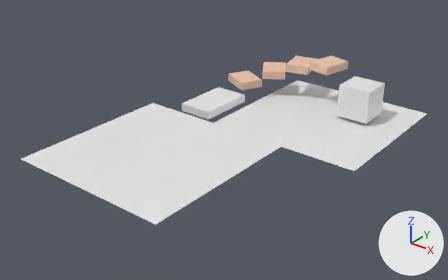
One commit to the glTF model datafiles/demo-scene.glb: the scene before it, then after it.
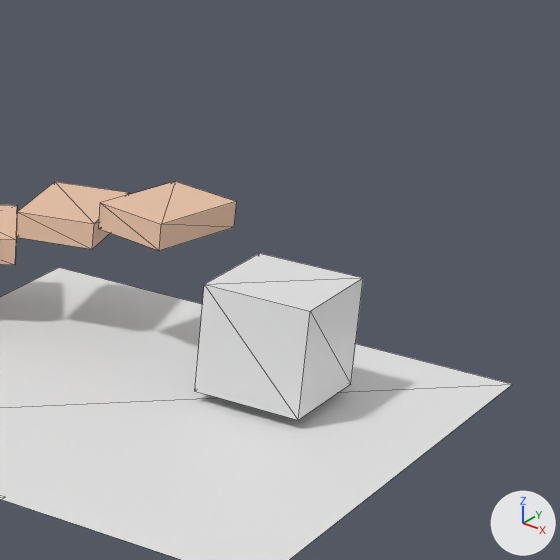
Each version appears first whole from a camera (50 mm lens) standing at (17.2, -31.11, 15.49) and looking at (-2.44, -6.56, 0.27), and next in a close-up on the part from 63% to 98% of the width and 1% to 59% of the height. Lighting does not change. The marker at lower right points along +X, +Y and +Z. The close-ups show mesh edges as thin lines. Where no turn or scale is listed for an object, it has been applied to the vertices. Vertices at the same position are counted once.
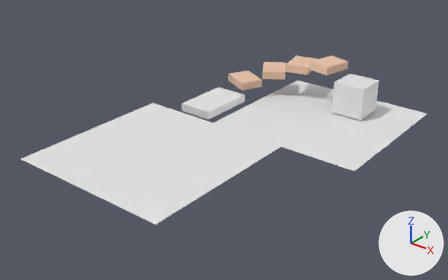
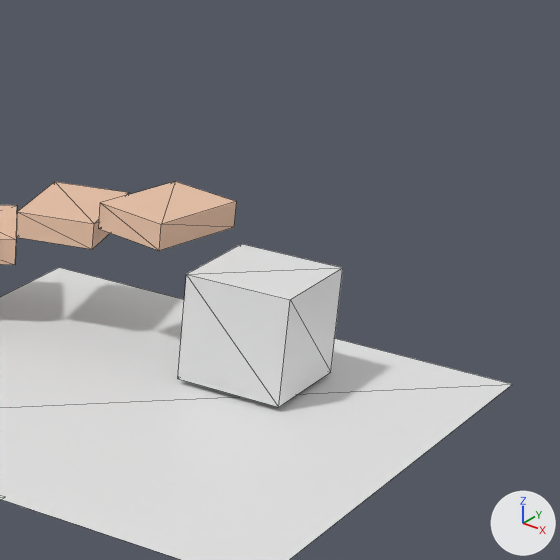
Pixel boxes (x1, y1, x2, y2) of what changed, in the close-ups (560 x 560 px):
'Cube', moved: before (195, 253, 363, 420); after (178, 244, 343, 407)

What the commit changed:
me_cube_02 has 8 vertices, 12 faces and spans x 0.71..2.71, y 0.57..2.57, z 0.19..2.19.
me_cube_02 is used by ob_cube; location (0.0, 0.0, 0.0).
me_cube_02 part 1: the whole mesh is moved by (-1.71, -1.57, -1.19).
Object 'Cube' (ob_cube) moves from (0.0, 0.0, 0.0) to (1.1, 2.05, 1.1).
